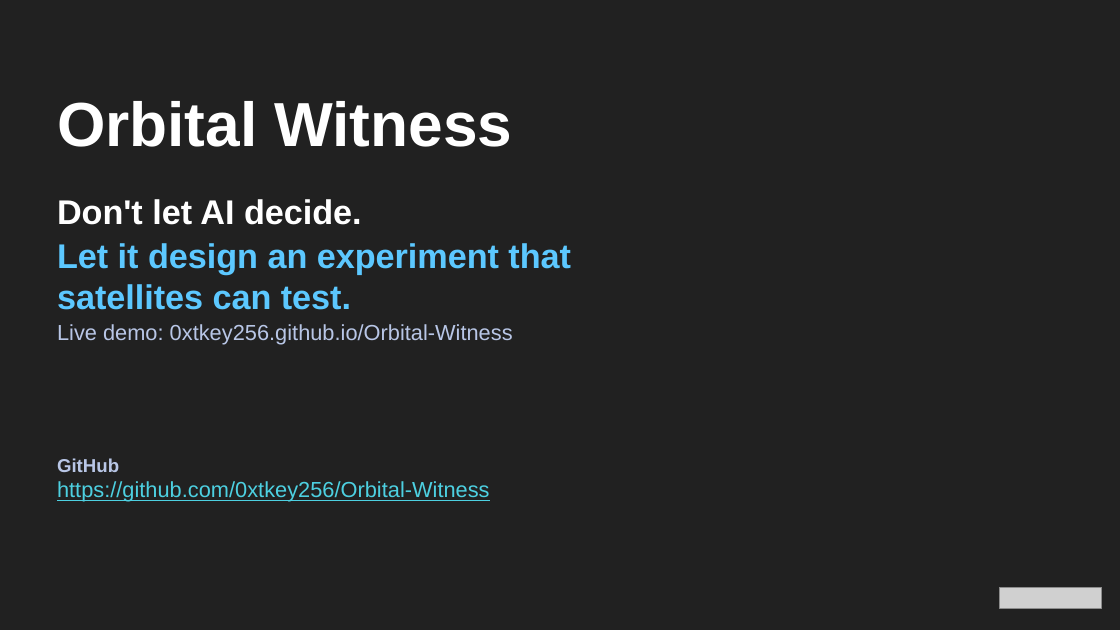
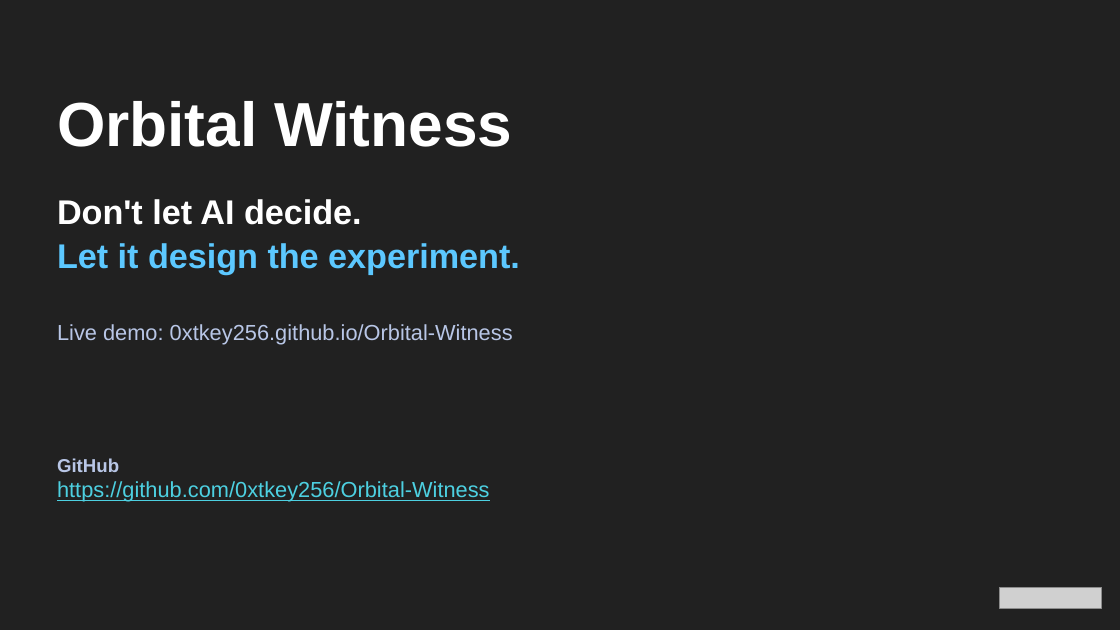
Before and after one commit to 0xtkey256/Orbital-Witness, a slide deck: slide 8 of deck/OrbitalWitness_EN.pptx. Drawn at 1120x630 pixels with LibreOffice and Linux fonts; fonts in the diff are those of the drawing; grey boxes stand for pictures; background and template pictures are left out. Boxes give left, top, right and bottom in pixels: in the first picture for what was removed or moved away, otherwise in the second. Text is boxed around its words. In the diff, an @@ line names an element or a change of style, - is before the commit and + after.

Commit message:
English deck: fix overlapping title lines on slides 1 and 8

```diff
--- a/deck/OrbitalWitness_EN.pptx
+++ b/deck/OrbitalWitness_EN.pptx
@@ text at [57,243,520,275]: text changed @@
-Let it design an experiment that satellites can test.
+Let it design the experiment.
```
Also in this commit, not shown: 1 other slide changed, 1 other file.
